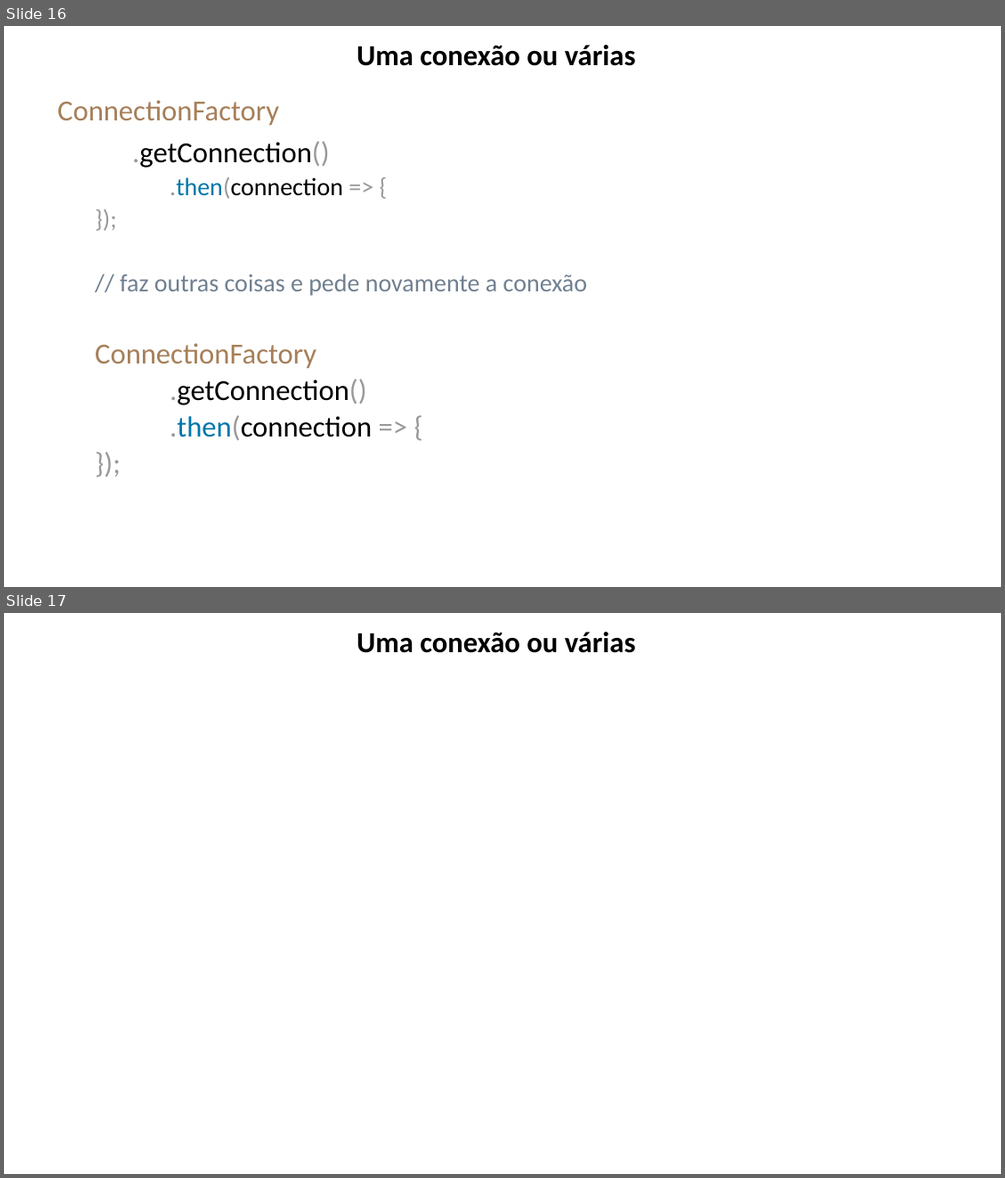
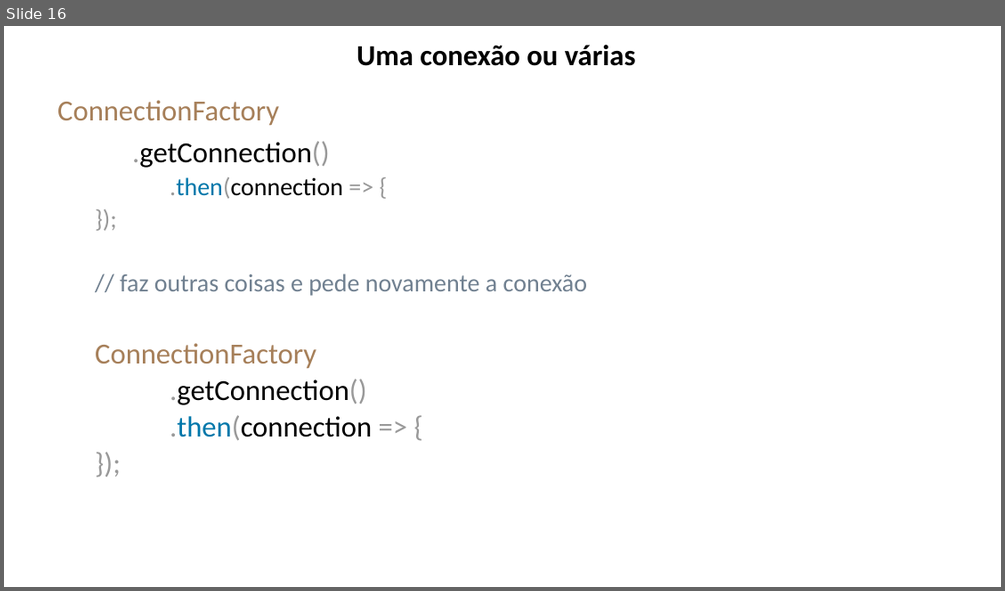
Before and after one commit to lacsousa/js-es6-oo-pp-avanc1, a slide deck: docs/JS Avançado 1-2-3-resumo.pptx. Shown one above the other, each under a label of ours: slides 16 and 17 before the commit, slide 16 after it. The pictures are 1005x1178 and 1005x591 pixels, drawn with LibreOffice and Linux fonts; fonts in the diff are those of the drawing. Boxes give left, top, right and bottom in pixels: in the first picture for what was removed or moved away, otherwise in the second. Text is boxed around its words. In the diff, an @@ line names an element or a change of style, - is before the commit and + after.

```diff
--- a/docs/JS Avançado 1-2-3-resumo.pptx
+++ b/docs/JS Avançado 1-2-3-resumo.pptx
@@ slide 17 removed at (x1=4, y1=613, x2=1001, y2=1174), background #FFFFFF @@
@@ title removed at (x1=356, y1=632, x2=636, y2=653) @@
-Uma conexão ou várias
```
Also in this commit, not shown: 1 slide changed, 8 slides added, 2 other files.
